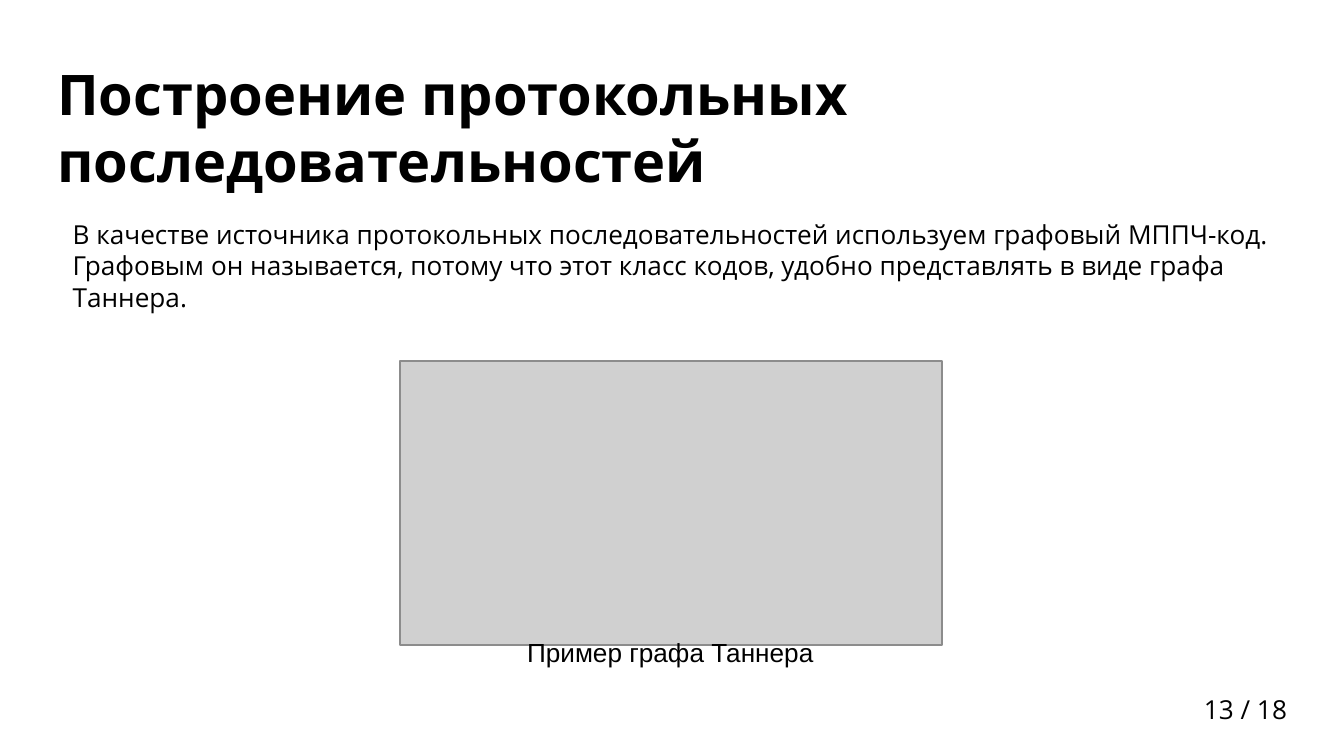
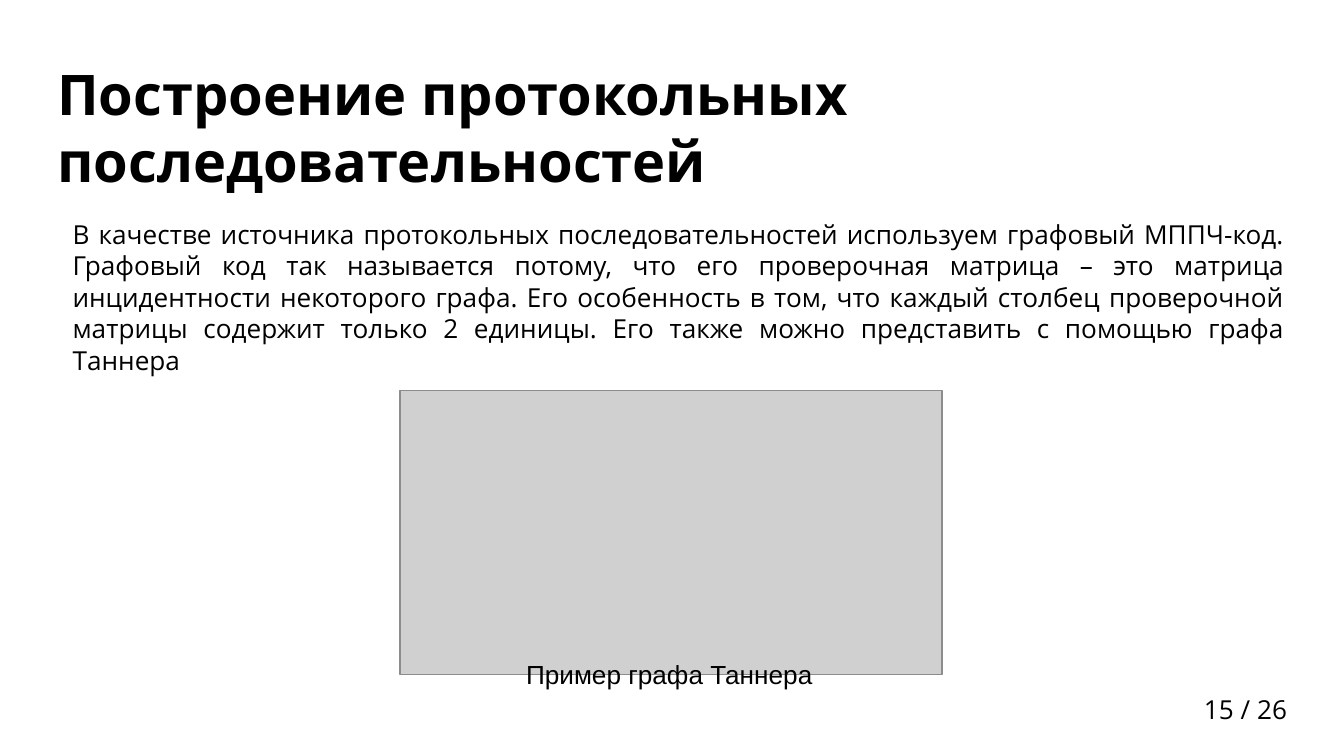
Before and after one commit to egalkin/bachelors_diploma, a slide deck: slide 15 of docs/presentation.pptx (slide 13 before the commit). Drawn at 1344x756 pixels with LibreOffice and Linux fonts; fonts in the diff are those of the drawing; grey boxes stand for pictures; background and template pictures are left out. Boxes give left, top, right and bottom in pixels: in the first picture for what was removed or moved away, otherwise in the second. Text is boxed around its words. In the diff, an @@ line names an element or a change of style, - is before the commit and + after.

```diff
--- a/docs/presentation.pptx
+++ b/docs/presentation.pptx
@@ text at bbox=[73, 224, 1284, 377]: text changed @@
-В качестве источника протокольных последовательностей используем графовый МППЧ-код. Графовым он называется, потому что этот класс кодов, удобно представлять в виде графа Таннера.
+В качестве источника протокольных последовательностей используем графовый МППЧ-код. Графовый код так называется потому, что его проверочная матрица – это матрица инцидентности некоторого графа. Его особенность в том, что каждый столбец проверочной матрицы содержит только 2 единицы. Его также можно представить с помощью графа Таннера
@@ picture: place and size @@
-picture at bbox=[401, 362, 942, 645]
+picture at bbox=[401, 391, 942, 675]
@@ text "Пример графа Таннера": place and size @@
-text "Пример графа Таннера" at bbox=[527, 643, 813, 667]
+text "Пример графа Таннера" at bbox=[526, 665, 812, 690]
@@ page number at bbox=[1204, 700, 1287, 720]: text changed @@
-13 / 18
+15 / 26
```
Also in this commit, not shown: 6 other slides changed, 9 slides added, 1 slide removed, 1 other file.
